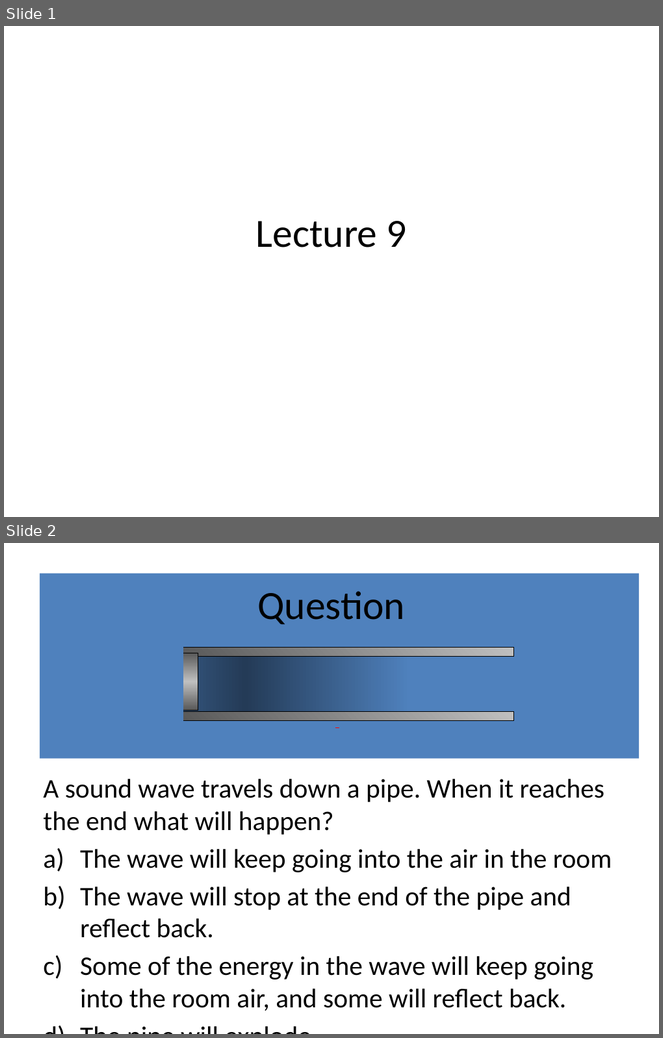
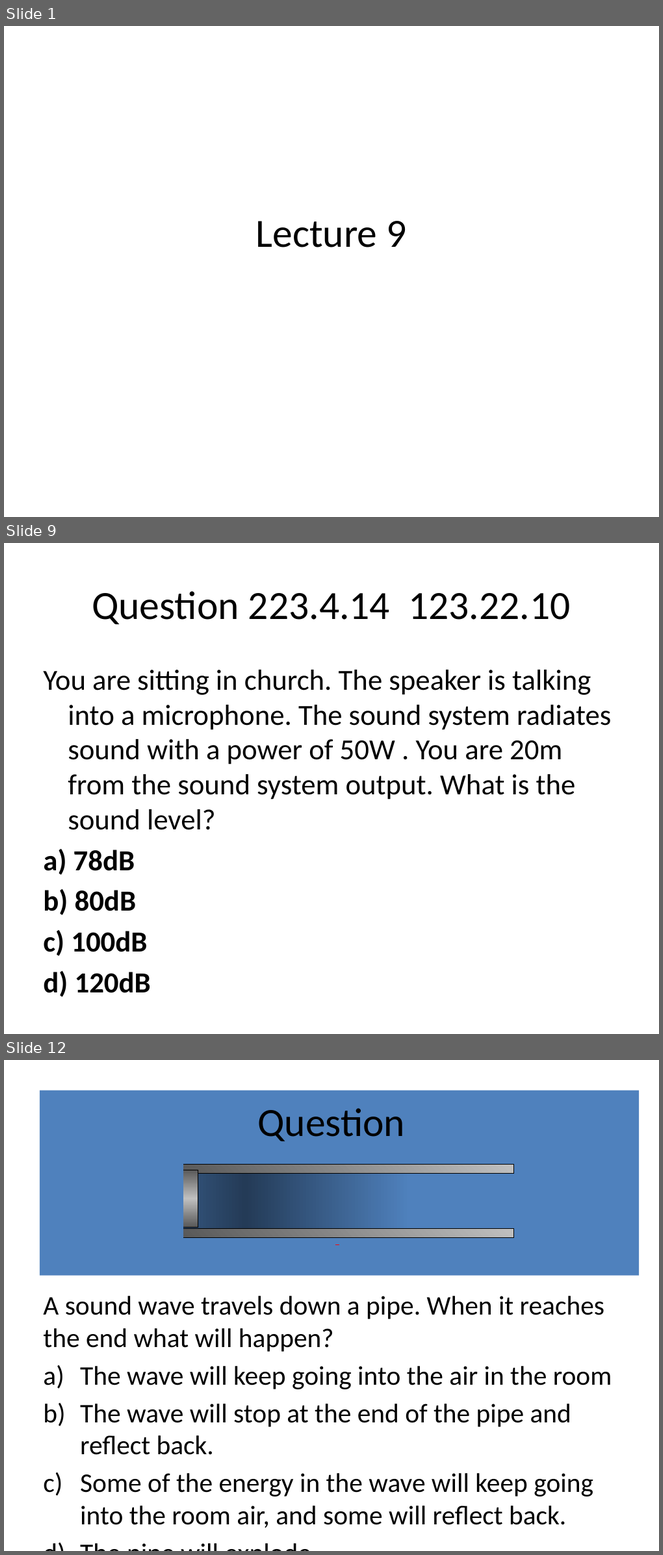
Before and after one commit to rtlines/Introductory-Physics-II, a slide deck: Lecture_Slides/PH 123 Lecture 09.pptx. Shown one above the other, each under a label of ours: slides 1 and 2 before the commit, slides 1, 9 and 12 after it; the slides between them are not shown. The pictures are 663x1038 and 663x1555 pixels, drawn with LibreOffice and Linux fonts; fonts in the diff are those of the drawing. Boxes give left, top, right and bottom in pixels: in the first picture for what was removed or moved away, otherwise in the second. Text is boxed around its words. In the diff, an @@ line names an element or a change of style, - is before the commit and + after.

```diff
--- a/Lecture_Slides/PH 123 Lecture 09.pptx
+++ b/Lecture_Slides/PH 123 Lecture 09.pptx
@@ slide 9 added at box(4, 543, 659, 1034), background #FFFFFF @@
@@ title added at box(92, 591, 570, 624), 44 pt, text #000000 @@
+Question 223.4.14 123.22.10
@@ text added at box(43, 670, 611, 997), 32 pt, text #000000 @@
+You are sitting in church. The speaker is talking into a microphone. The sound system radiates sound with a power of 50W . You are 20m from the sound system output. What is the sound level?
+a) 78dB
+b) 80dB
+c) 100dB
+d) 120dB
@@ what was slide 2 is now slide 12 @@
```
Also in this commit, not shown: 12 other slides added, 51 other files.
